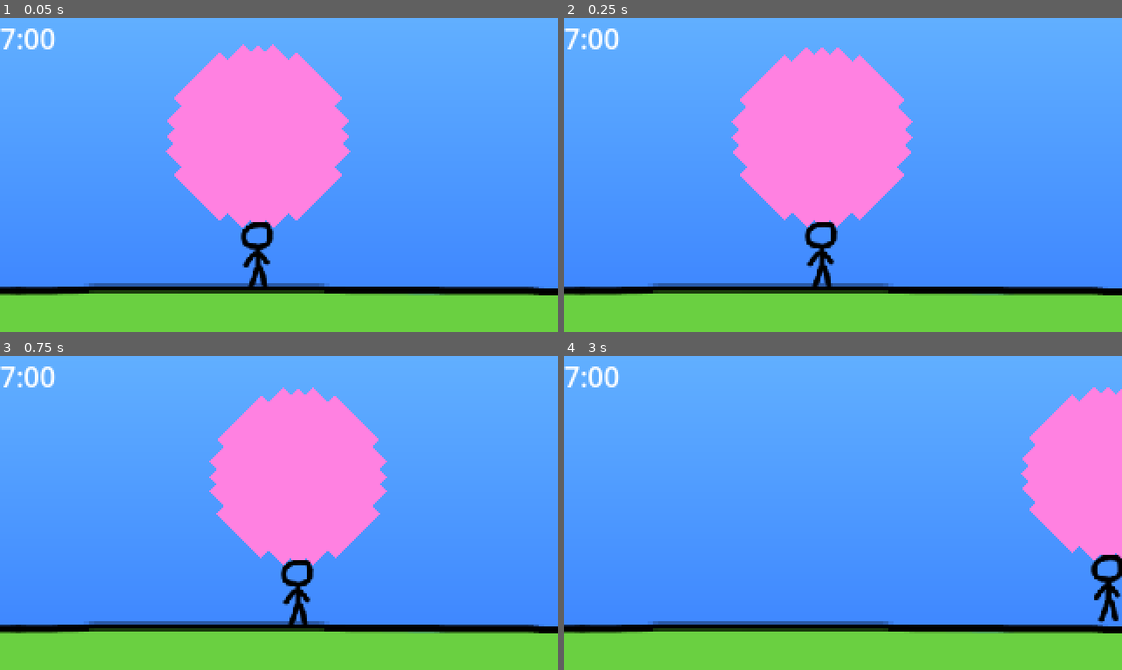
Above: before the commit, frames 1-4 (two rows, left to right).
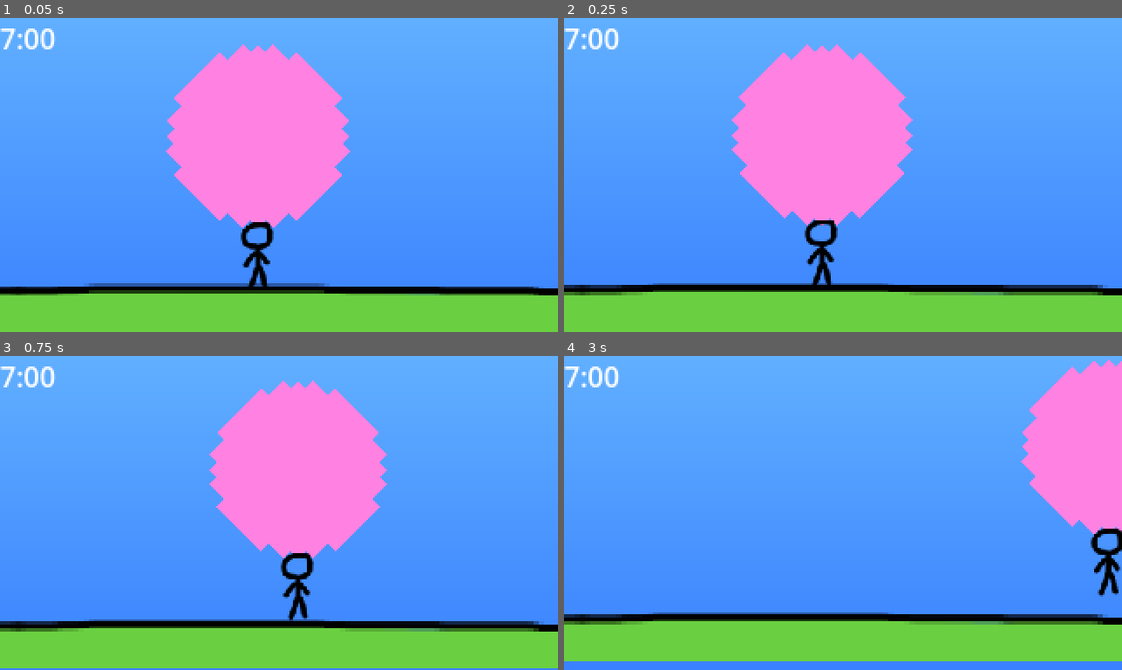
Above: after the commit, the same moments.

Repository: eagle-eye-scouter/GGJ_BubbleBlowing
Game: Godot game, scene res://src/scroll_world.tscn
The game is run twice, just before and just after one commit, with the same random seed, the same clock (stepped at 60 frames per second) and the same inputs.
Inputs:
- Up to frame 1 (0.05 s): no input
- Up to frame 2 (0.25 s): no input
- Up to frame 3 (0.75 s): hold D (player_right) from 0.53 s (still down); hold Space (player_breath) from 0.53 s (still down)
- Up to frame 4 (3 s): release D (player_right) at 1.28 s; release Space (player_breath) at 1.28 s; hold S (player_down) 1.28-2.03 s; tap Space (player_breath) at 1.35, 2.85 s; hold D (player_right) 2.03-2.78 s; hold Space (player_breath) 2.03-2.78 s; hold W (player_up) from 2.78 s (still down)

Frame 1 is identical in both runs. In frame 2, 2.0% of the frame differs, in the area x 0-98%, y 8-88%; in frame 3, 5.9%; in frame 4, 12%, in the area x 0-100%, y 1-100%.

Commit message:
More ascent logic

Diff:
--- a/src/scroll_world.tscn
+++ b/src/scroll_world.tscn
@@ -44,10 +44,10 @@
 grow_vertical = 2
 texture = SubResource("GradientTexture1D_p6wtx")
 
+[node name="Player" parent="." instance=ExtResource("1_2nuvo")]
+position = Vector2(148, 143)
+
 [node name="Dynamic" type="Node2D" parent="."]
-
-[node name="Player" parent="Dynamic" instance=ExtResource("1_2nuvo")]
-position = Vector2(148, 143)
 
 [node name="FloorGrass" parent="Dynamic" instance=ExtResource("3_isjir")]
 position = Vector2(159, 159)
--- a/src/world.gd
+++ b/src/world.gd
@@ -1,8 +1,8 @@
 extends Node2D
 
-@onready var player : Player = $Dynamic/Player
-@onready var player_bubble : GumBubble = $Dynamic/Player/Bubble
-#@onready var gravity_field : Area2D = $Fixed/GravityZone
+@onready var player : Player = $Player
+@onready var player_bubble : GumBubble = player.bubble
+@onready var scrolling : Node2D = $Dynamic
 
 var virtual_elevation : float = 0.0 ## Used for spawning enemies, keeping track of score
 var player_levity : float = 1.0
@@ -16,5 +16,16 @@
 # Called every frame. 'delta' is the elapsed time since the previous frame.
 func _process(delta: float) -> void:
 	var speed_of_ascent : float = player_bubble.volume * player_levity
-	#gravity_field.gravity_direction = Vector2(0, speed_of_ascent)
-	virtual_elevation += speed_of_ascent * delta
+	var delta_ascent = speed_of_ascent * delta
+	virtual_elevation += delta_ascent
+	scrolling.global_position.y += delta_ascent
+	_resync_scrolling()
+
+
+func _resync_scrolling():
+	var offset = scrolling.global_position
+	var children = scrolling.get_children()
+	for child in children:
+		children.append_array(child.get_children())
+		child.global_position -= offset
+	scrolling.global_position = Vector2.ZERO
